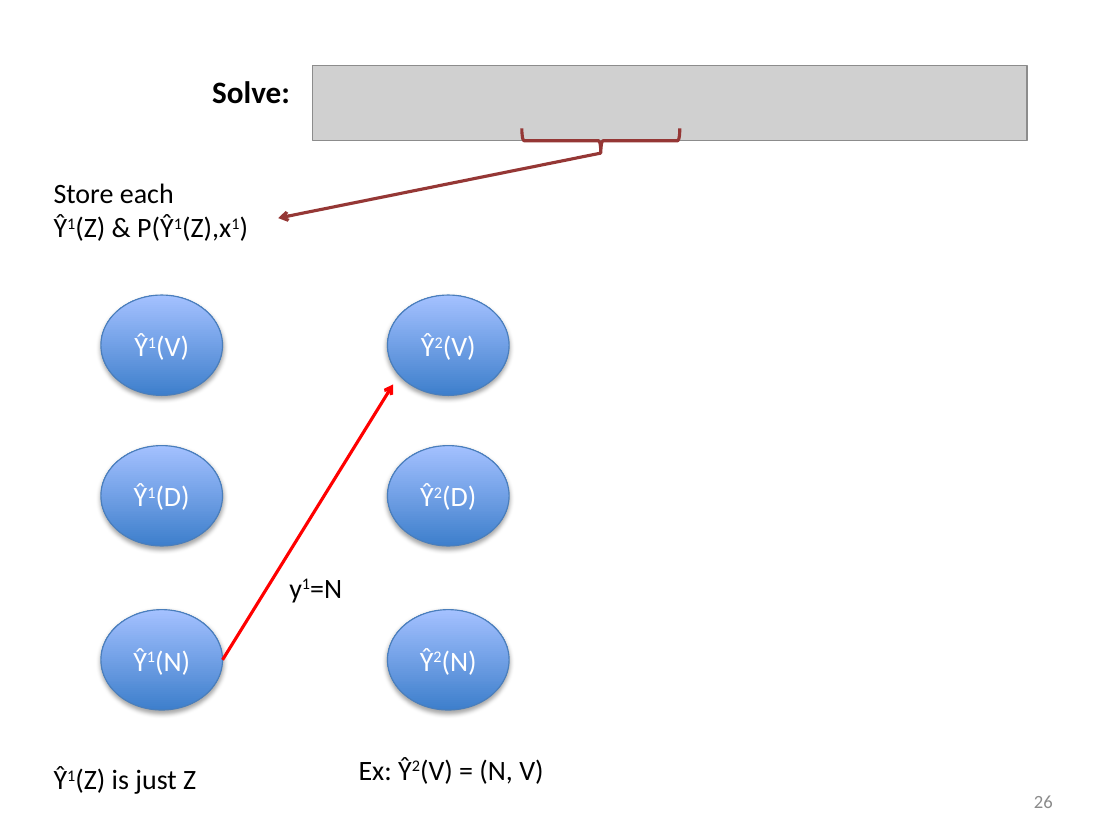
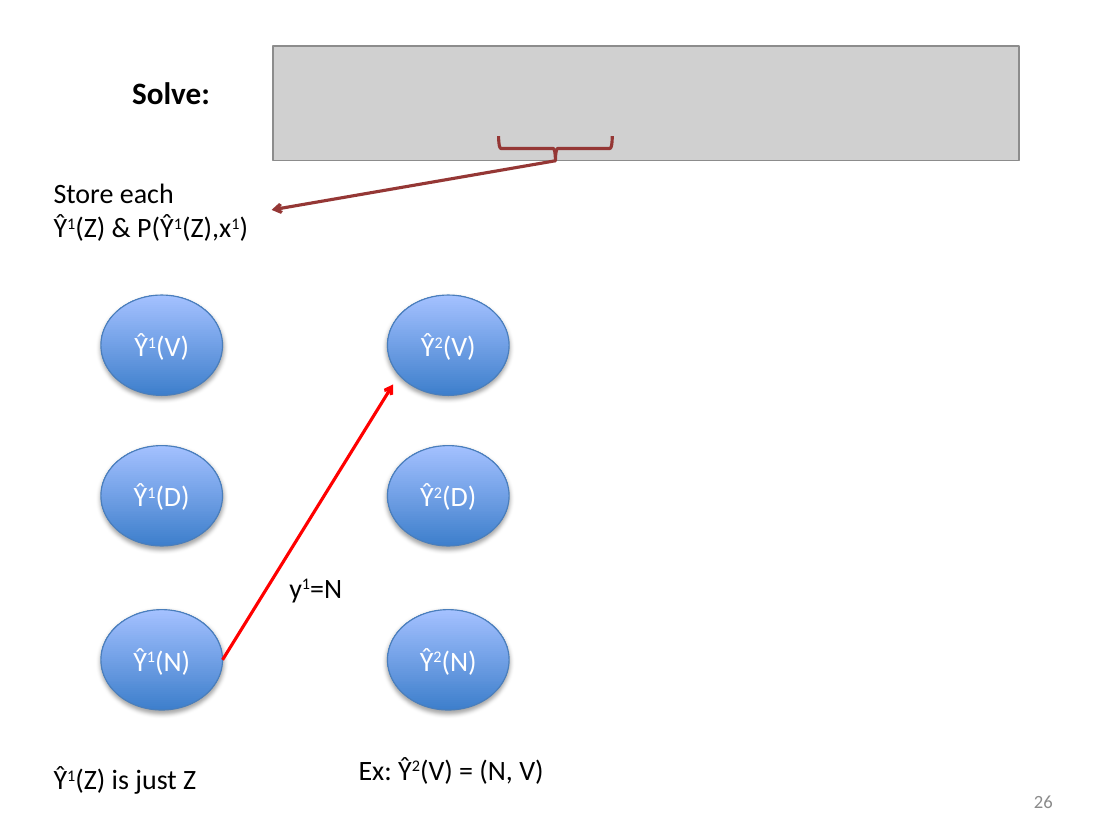
Before and after one commit to arcticmatt/CS155, a slide deck: slide 26 of lectures/slides/lec05.pptx. Drawn at 1120x840 pixels with LibreOffice and Linux fonts; fonts in the diff are those of the drawing; grey boxes stand for pictures. Boxes give left, top, right and bottom in pixels: in the first picture for what was removed or moved away, otherwise in the second. Text is boxed around its words. In the diff, an @@ line names an element or a change of style, - is before the commit and + after.

```diff
--- a/lectures/slides/lec05.pptx
+++ b/lectures/slides/lec05.pptx
@@ picture: place and size @@
-picture at bbox=[312, 66, 1027, 141]
+picture at bbox=[273, 46, 1019, 160]
@@ text "Solve:": place and size @@
-text "Solve:" at bbox=[212, 81, 290, 104]
+text "Solve:" at bbox=[132, 82, 210, 105]
@@ left brace: place and size @@
-left brace at bbox=[521, 128, 679, 153]
+left brace at bbox=[499, 136, 612, 161]
@@ arrow moved from (600, 153) - (278, 218) to (556, 161) - (272, 209) @@
```
Also in this commit, not shown: 27 other slides changed, 28 other files.
